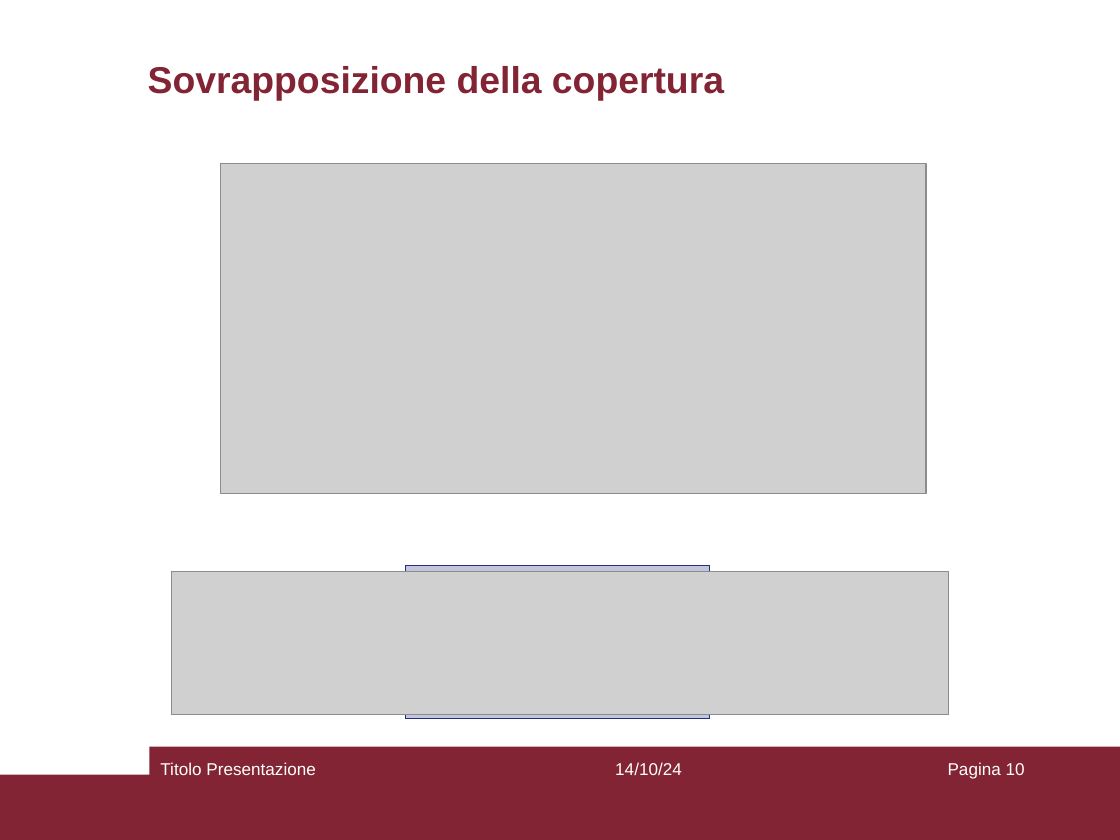
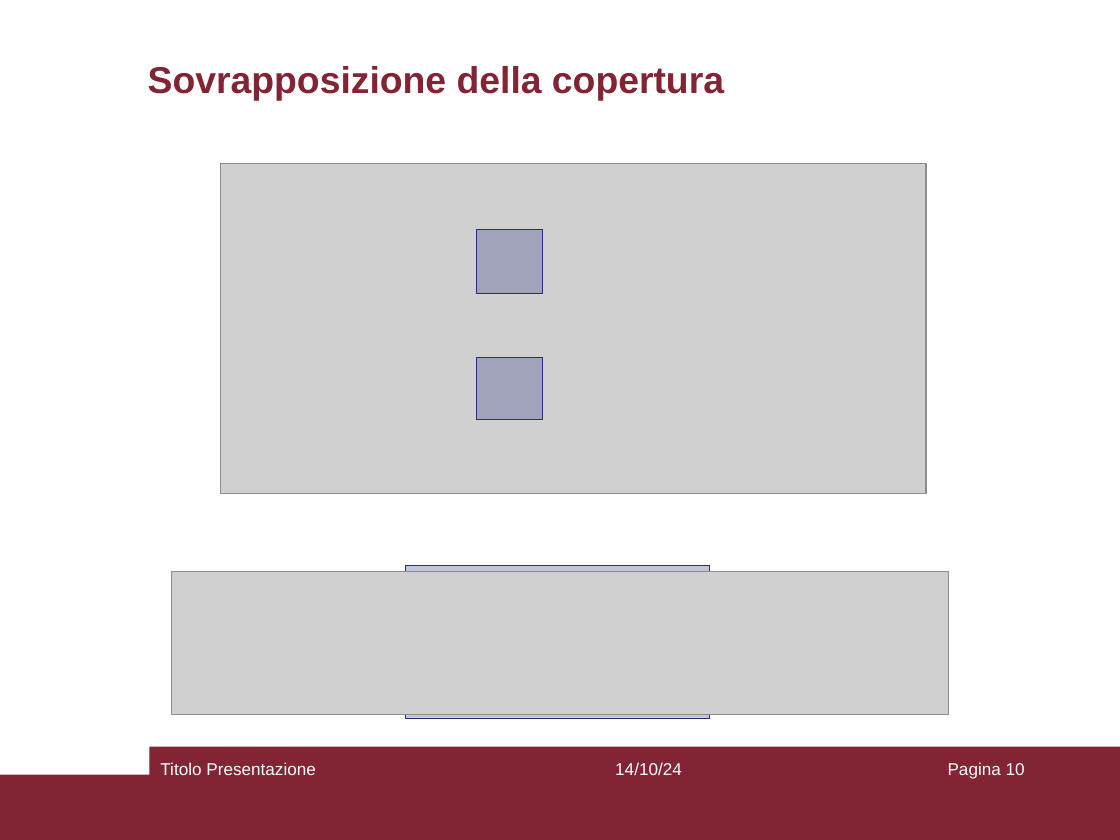
Before and after one commit to aflaag/bsc-thesis, a slide deck: slide 10 of presentation/slides.odp. Drawn at 1120x840 pixels with LibreOffice and Linux fonts; fonts in the diff are those of the drawing; grey boxes stand for pictures. Boxes give left, top, right and bottom in pixels: in the first picture for what was removed or moved away, otherwise in the second. Text is boxed around its words. In the diff, an @@ line names an element or a change of style, - is before the commit and + after.

```diff
--- a/presentation/slides.odp
+++ b/presentation/slides.odp
@@ rectangle added at (x1=476, y1=230, x2=542, y2=295), fill #242F82 at 28% opacity, outline #242F82 0 pt @@
@@ rectangle added at (x1=476, y1=357, x2=542, y2=420), fill #242F82 at 28% opacity, outline #242F82 0 pt @@
```
Also in this commit, not shown: 2 other slides changed, 4 slides added, 1 other file.
